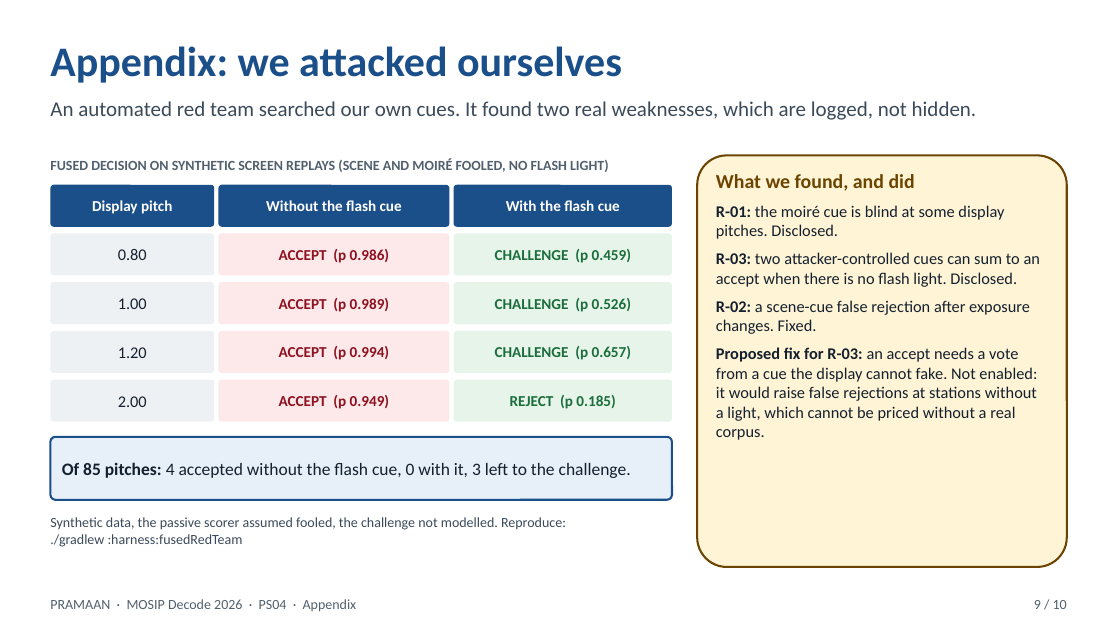
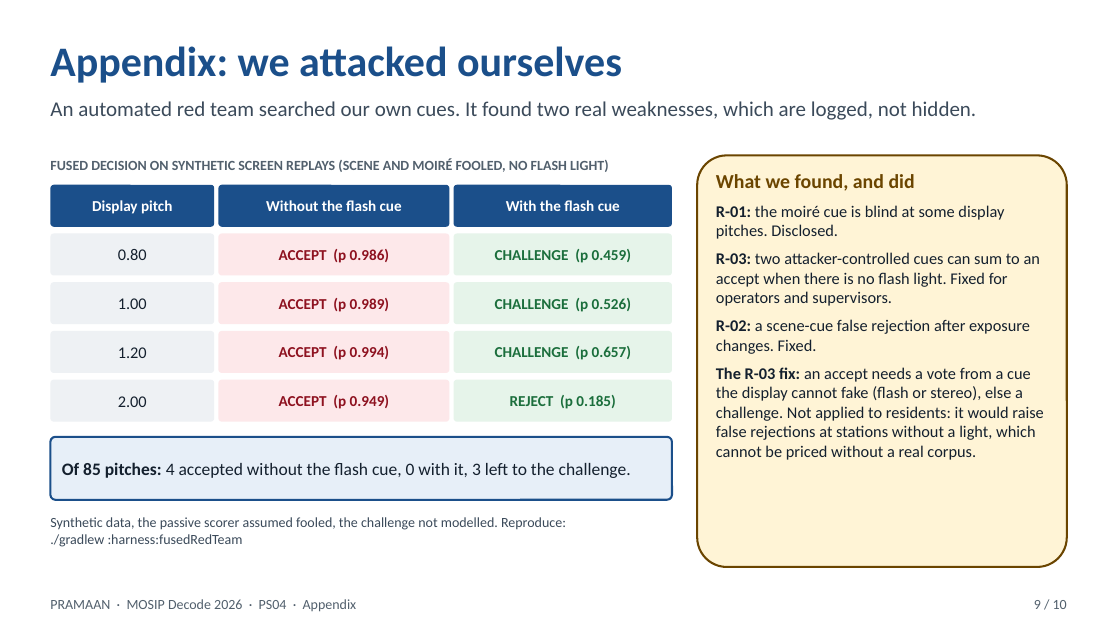
Before and after one commit to GargBhavya-tech/pramaan, a slide deck: slide 9 of docs/submission/PRAMAAN-pitch-full-10slides.pptx. Drawn at 1120x630 pixels with LibreOffice and Linux fonts; fonts in the diff are those of the drawing. Boxes give left, top, right and bottom in pixels: in the first picture for what was removed or moved away, otherwise in the second. Text is boxed around its words. In the diff, an @@ line names an element or a change of style, - is before the commit and + after.

```diff
--- a/docs/submission/PRAMAAN-pitch-full-10slides.pptx
+++ b/docs/submission/PRAMAAN-pitch-full-10slides.pptx
@@ text in rounded rectangle at bbox=[716, 252, 1040, 306]: text changed @@
-R-03: two attacker-controlled cues can sum to an accept when there is no flash light. Disclosed.
+R-03: two attacker-controlled cues can sum to an accept when there is no flash light. Fixed for operators and supervisors.
@@ text in rounded rectangle at bbox=[716, 367, 1043, 460]: text changed @@
-Proposed fix for R-03: an accept needs a vote from a cue the display cannot fake. Not enabled: it would raise false rejections at stations without a light, which cannot be priced without a real corpus.
+The R-03 fix: an accept needs a vote from a cue the display cannot fake (flash or stereo), else a challenge. Not applied to residents: it would raise false rejections at stations without a light, which cannot be priced without a real corpus.
```
Also in this commit, not shown: 1 other slide changed, 44 other files.
